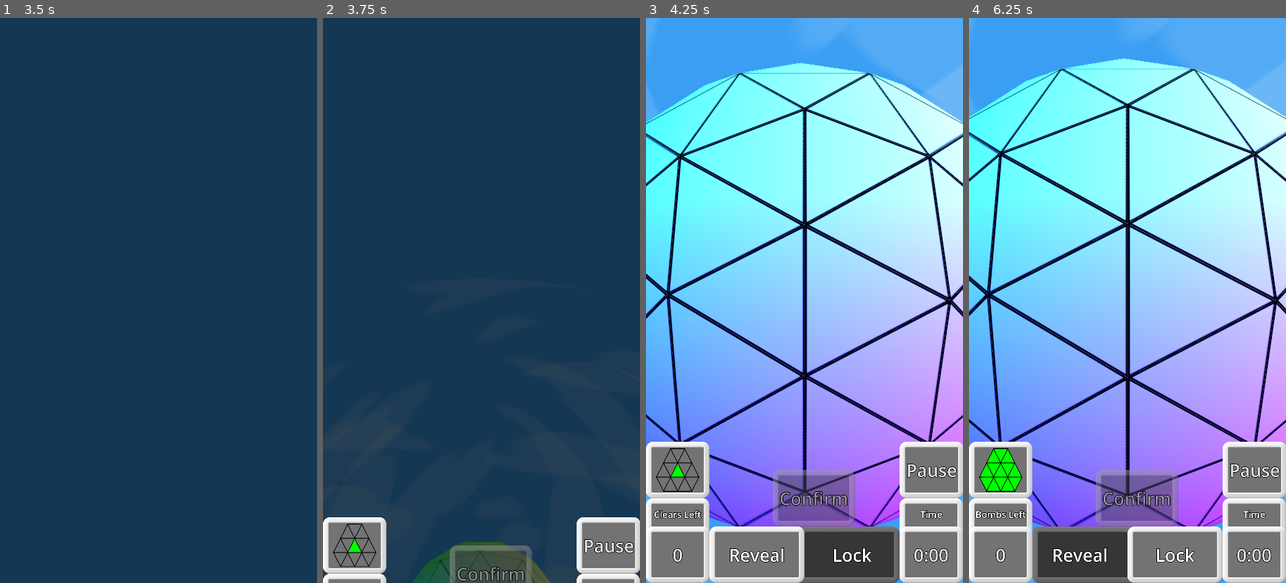
Above: before the commit, frames 1-4 (left to right).
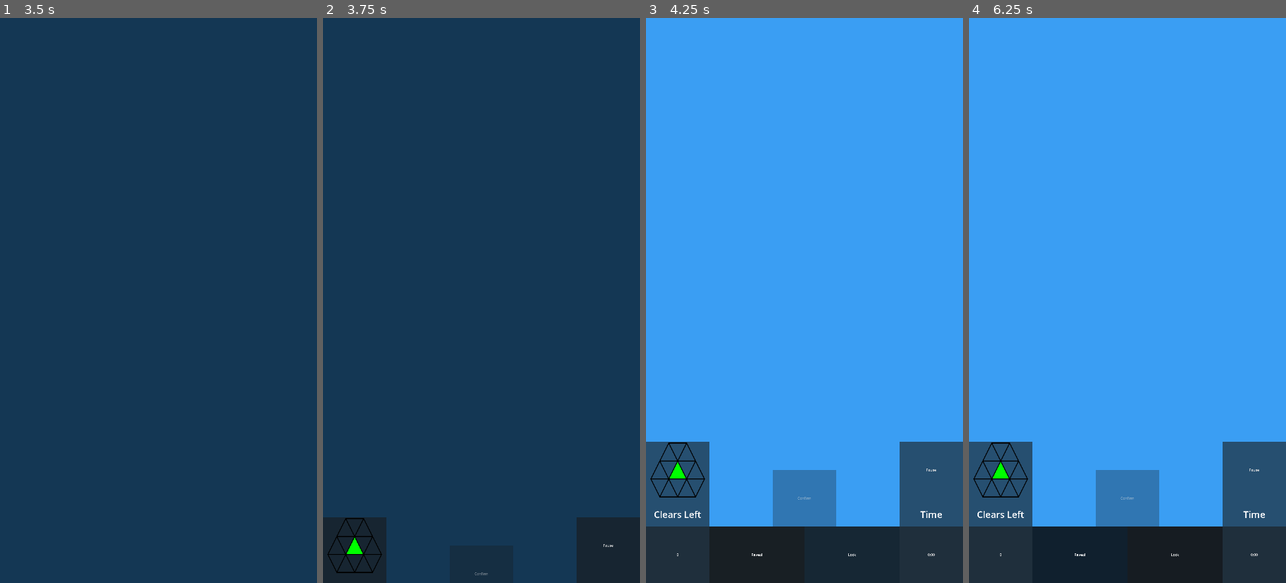
Above: after the commit, the same moments.

Repository: WalynC/sphereSweeperGodot
Game: Godot game, scene res://mainScenes/menu_scene.tscn
The game is run twice, just before and just after one commit, with the same random seed, the same clock (stepped at 60 frames per second) and the same inputs. Sound files missing from this copy of the repository are replaced by a short silence.
Inputs (mouse positions are in pixels of both pictures, inside the frame that each line leads up to):
- Up to frame 1 (3.5 s): move the mouse to (228, 272) at 0.52 s; hold Down (scroll_down) 0.53-1.25 s; click (228, 272) at 0.67 s; click "New" at 1.25 s; tap Enter at 2 s; drag from (95, 328) to (142, 413) at 2.02 s; click "Play" at 2.75 s
- Up to frame 2 (3.75 s): move the mouse to (513, 176) at 3.52 s; hold Down (scroll_down) from 3.53 s (still down); click (513, 176) at 3.67 s
- Up to frame 3 (4.25 s): keep holding Down (scroll_down)
- Up to frame 4 (6.25 s): release Down (scroll_down) at 4.25 s; click (1000, 470) at 4.25 s; click "0" at 5 s; click (1127, 554) at 5.75 s

Frame 1 is identical in both runs. In frame 2, 6.9% of the frame differs, in the area x 0-100%, y 88-100%; in frame 3, 92%; in frame 4, 93%, in the area x 0-100%, y 0-100%.
Error after the commit: Invalid access to property or key 'buttonPress' on a base object of type 'previously freed'. (res://scripts/ui/GameUI.gd:97)

Commit message:
Visual theme only loads once at start

Diff:
--- a/scripts/GameManager.gd
+++ b/scripts/GameManager.gd
@@ -52,7 +52,6 @@
 	else:
 		new_game()
 	board._ready()
-	visLoad.loadTheme()
 	if (loading): board.LoadSave()
 	if (preset.size() > 0):
 		board.LoadPreset()
--- a/scripts/VisualLoader.gd
+++ b/scripts/VisualLoader.gd
@@ -16,8 +16,6 @@
 
 func _ready():
 	init()
-	if (scene == SceneType.MainMenu):
-		loadTheme()
 
 func init():
 	instance = self
@@ -31,6 +29,7 @@
 	tInst.LoadVisualTheme()
 
 func unloadTheme():
+	if (VisualTheme.instance == null): return
 	VisualTheme.instance.UnloadVisualTheme()
 	VisualTheme.instance.queue_free()
 
